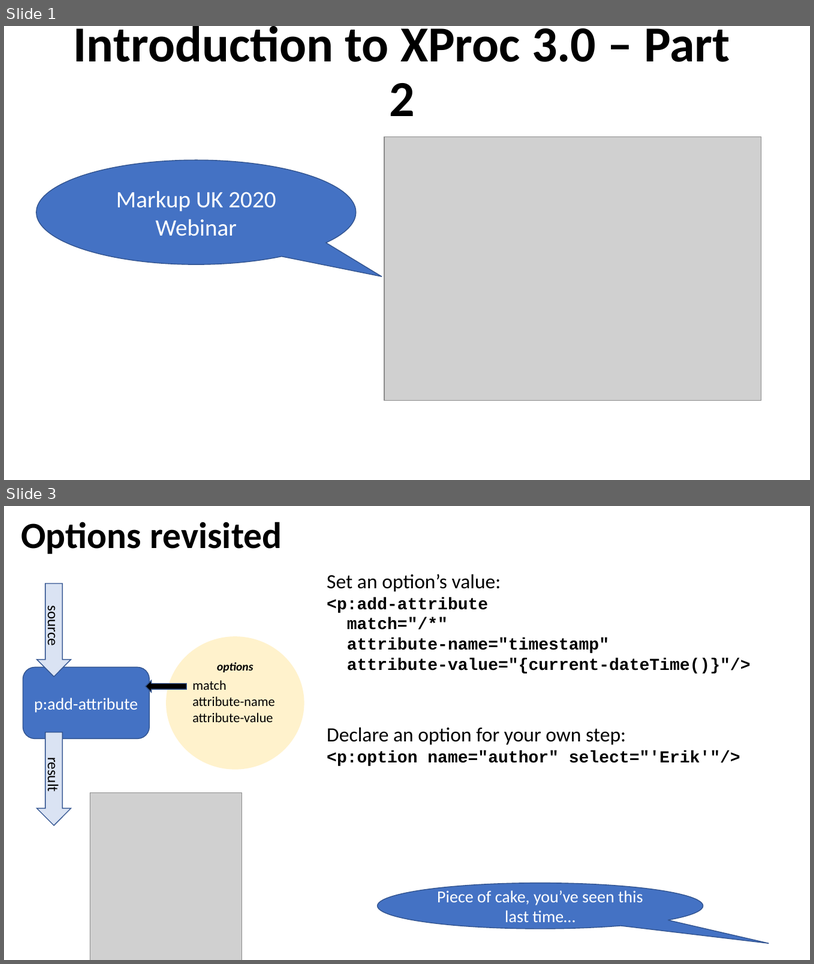
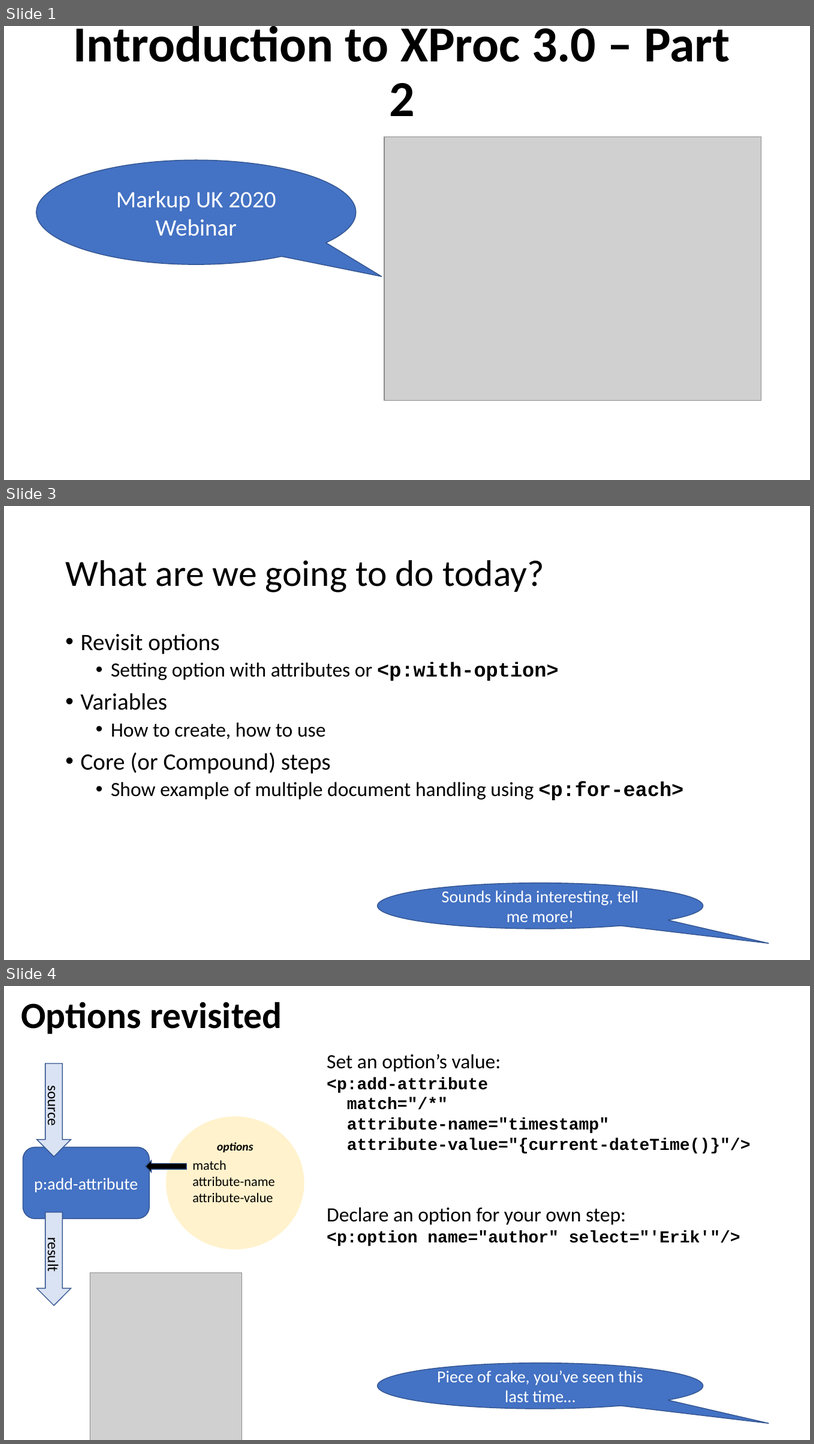
Before and after one commit to xatapult/markupuk-2020, a slide deck: 101-B/presentation/markupuk-2020-101-B.pptx. Shown one above the other, each under a label of ours: slides 1 and 3 before the commit, slides 1, 3 and 4 after it; the slides between them are not shown. The pictures are 814x964 and 814x1444 pixels, drawn with LibreOffice and Linux fonts; fonts in the diff are those of the drawing; grey boxes stand for pictures; background and template pictures are left out. Boxes give left, top, right and bottom in pixels: in the first picture for what was removed or moved away, otherwise in the second. Text is boxed around its words. In the diff, an @@ line names an element or a change of style, - is before the commit and + after.

```diff
--- a/101-B/presentation/markupuk-2020-101-B.pptx
+++ b/101-B/presentation/markupuk-2020-101-B.pptx
@@ slide 3 added at (x1=4, y1=506, x2=810, y2=960), background #FFFFFF @@
@@ title added at (x1=65, y1=560, x2=545, y2=592), 44 pt, text #000000 @@
+What are we going to do today?
@@ text added at (x1=81, y1=634, x2=684, y2=800), 24 pt, text #000000 @@
+• Revisit options
+  • Setting option with attributes or <p:with-option>
+• Variables
+  • How to create, how to use
+• Core (or Compound) steps
+  • Show example of multiple document handling using <p:for-each>
@@ speech bubble added at (x1=378, y1=883, x2=704, y2=929), fill #4472C4, outline #325491 1 pt, 20 pt, text #FFFFFF @@
+Sounds kinda interesting, tell me more!
@@ what was slide 3 is now slide 4 @@
```
Also in this commit, not shown: 3 slides changed, 10 other slides added, 13 other files.
